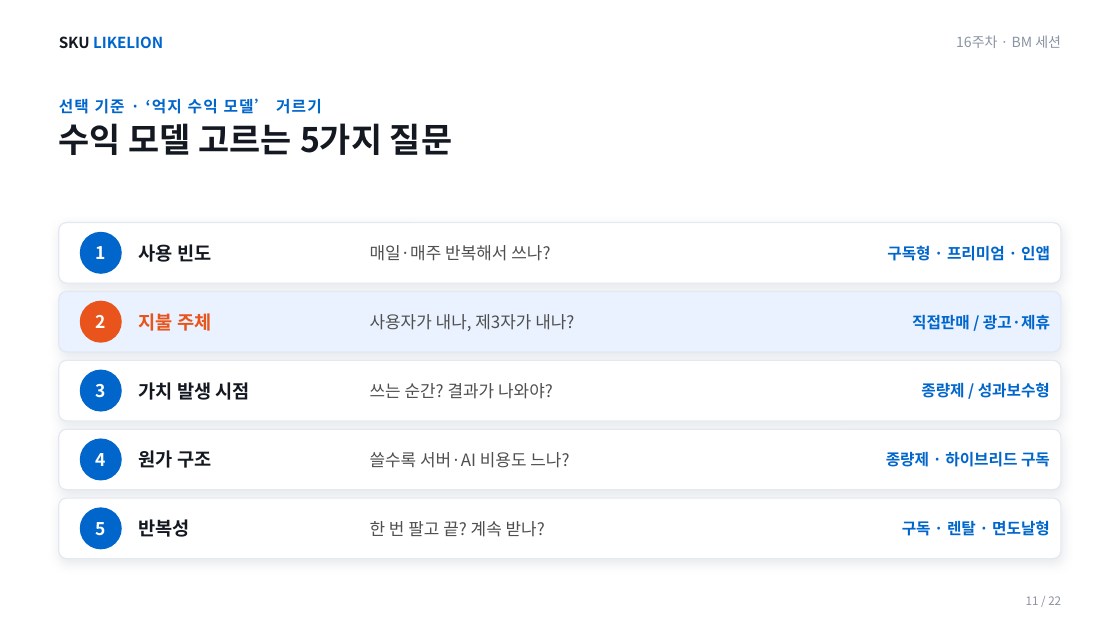
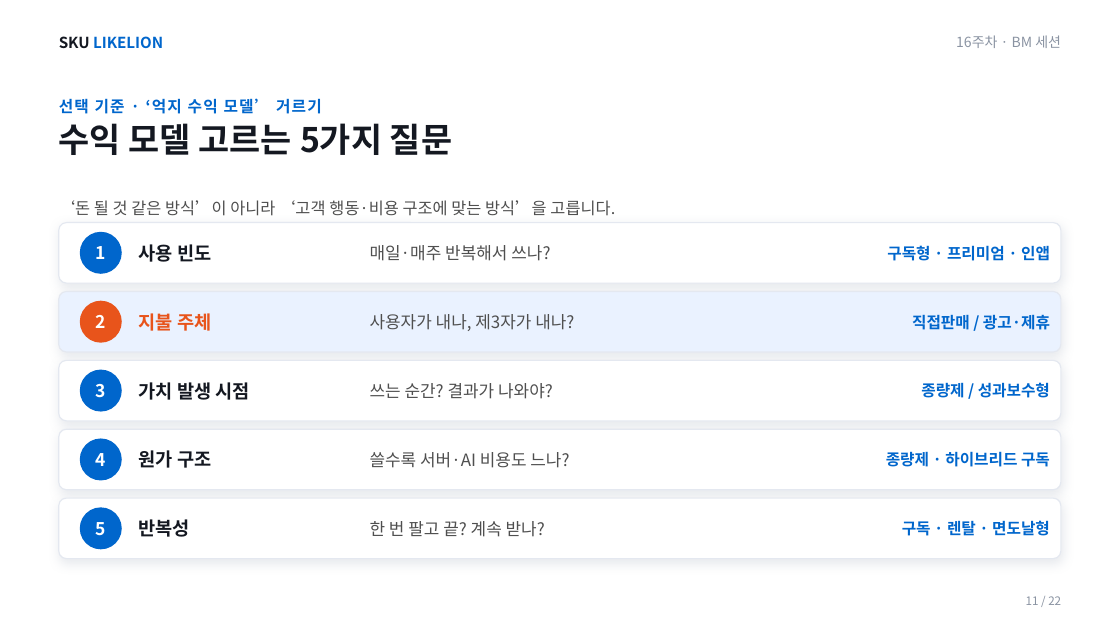
Before and after one commit to SKUnohtaekyung/BM, a slide deck: slide 11 of 슬라이드/BM_16주차_강의덱.pptx. Drawn at 1120x630 pixels with LibreOffice and Linux fonts; fonts in the diff are those of the drawing. Boxes give left, top, right and bottom in pixels: in the first picture for what was removed or moved away, otherwise in the second. Text is boxed around its words. In the diff, an @@ line names an element or a change of style, - is before the commit and + after.

```diff
--- a/슬라이드/BM_16주차_강의덱.pptx
+++ b/슬라이드/BM_16주차_강의덱.pptx
@@ text added at [59, 200, 615, 216], 14 pt, text #4F4F4F @@
+‘돈 될 것 같은 방식’이 아니라 ‘고객 행동·비용 구조에 맞는 방식’을 고릅니다.
```
Also in this commit, not shown: 14 other slides changed, 1 other file.
